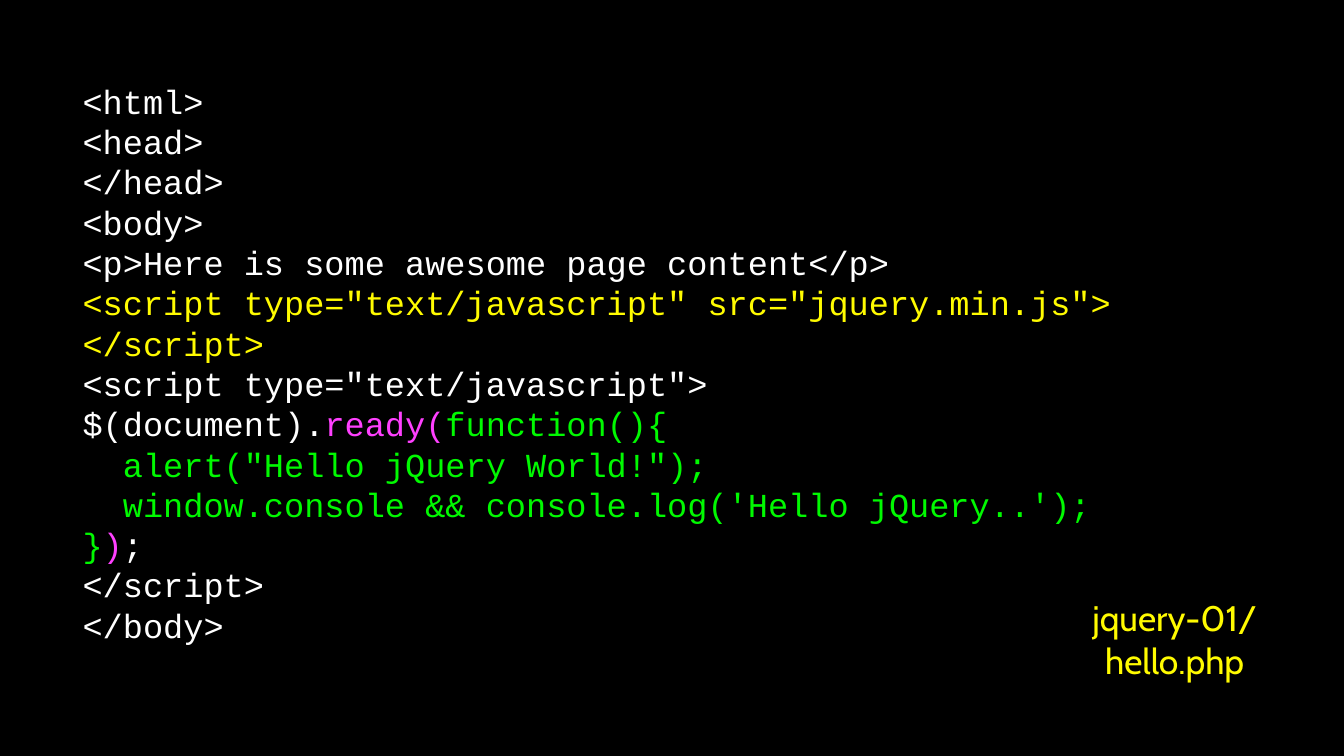
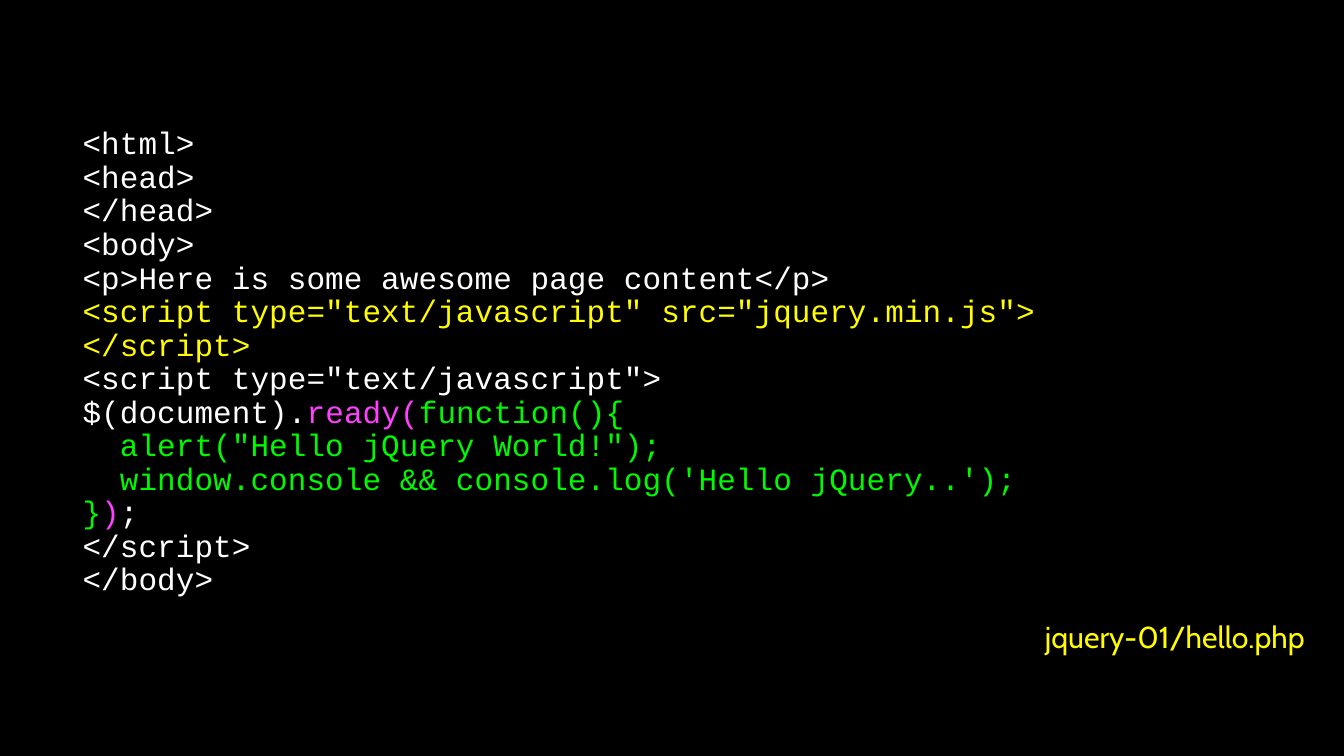
Before and after one commit to csev/wa4e, a slide deck: slide 5 of lectures/JS-03-JQuery.ppt. Drawn at 1344x756 pixels with LibreOffice and Linux fonts; fonts in the diff are those of the drawing. Boxes give left, top, right and bottom in pixels: in the first picture for what was removed or moved away, otherwise in the second. Text is boxed around its words. In the diff, an @@ line names an element or a change of style, - is before the commit and + after.

```diff
--- a/lectures/JS-03-JQuery.ppt
+++ b/lectures/JS-03-JQuery.ppt
@@ free "<html>" at (78, 87, 1261, 640): size 18 to 16.6 pt; line spacing 1 to 0.9 @@
@@ free "jquery-01/hello.php" at (1031, 614, 1320, 664): size 19 to 16.1 pt; line spacing 1 to 0.9 @@
```
Also in this commit, not shown: 4 other slides changed.
